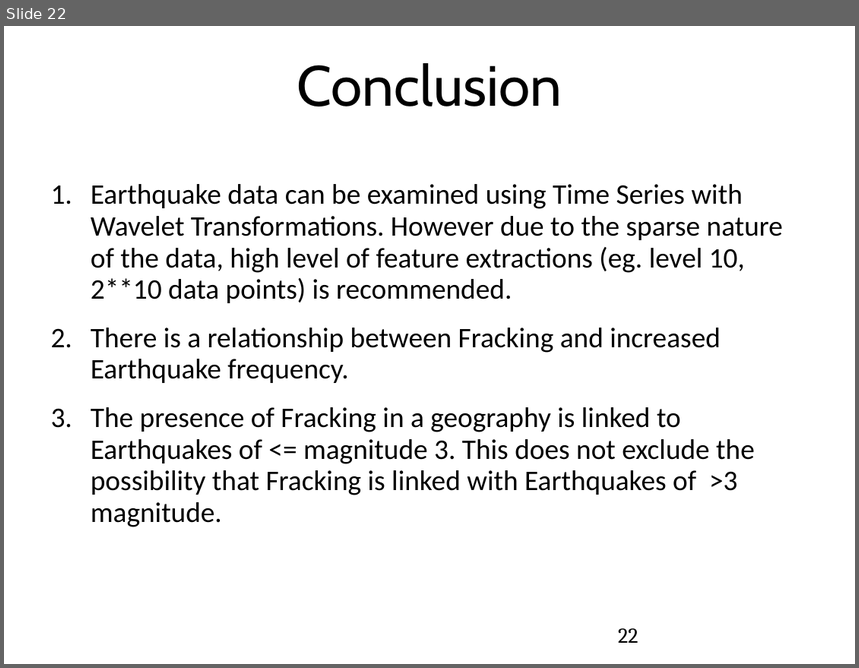
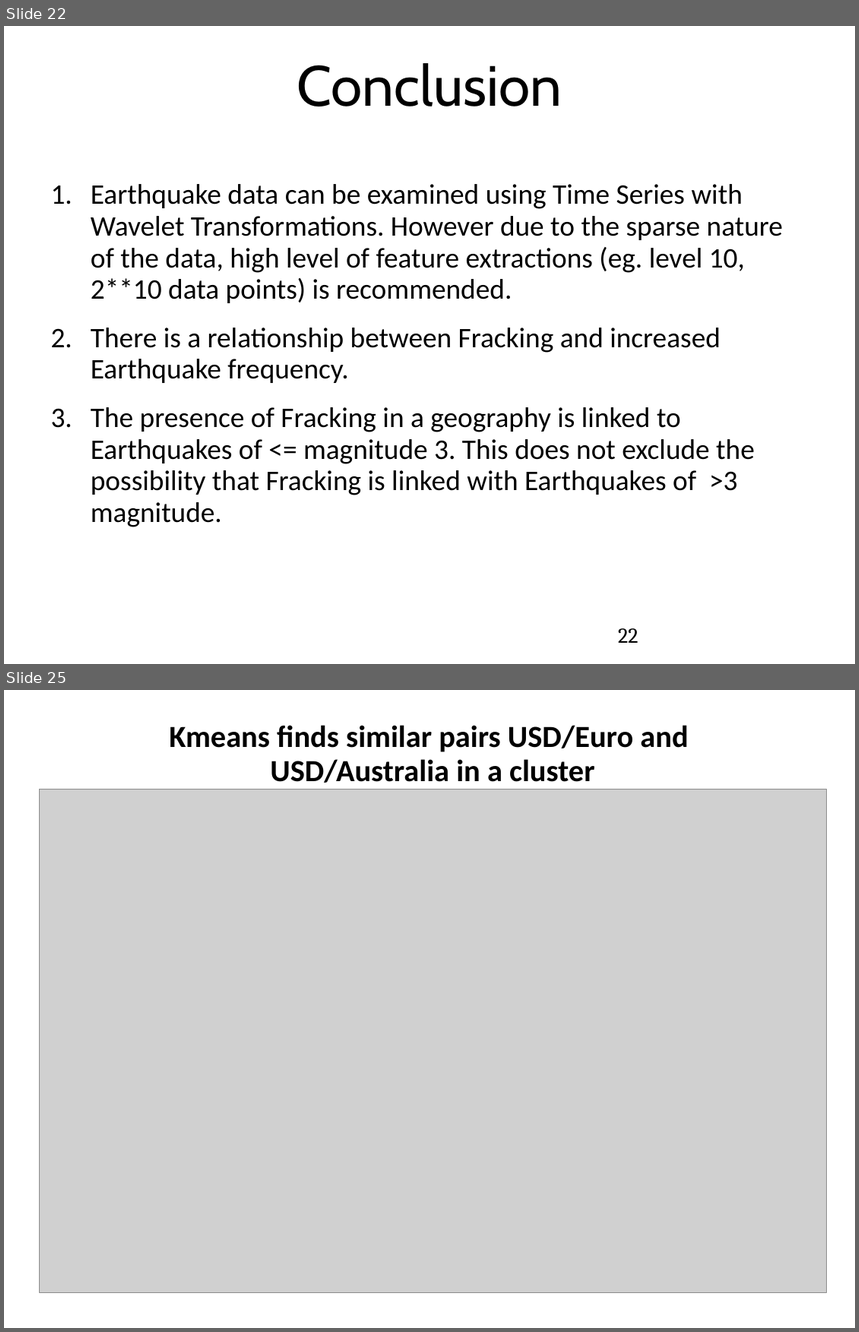
Before and after one commit to SsureyMoon/Ucsc-clustering, a slide deck: presentation/Final- WaveletBasedClusteringOfTimeSeries 3.pptx. Shown one above the other, each under a label of ours: slide 22 before the commit, slides 22 and 25 after it; the slides between them are not shown. The pictures are 859x668 and 859x1332 pixels, drawn with LibreOffice and Linux fonts; fonts in the diff are those of the drawing; grey boxes stand for pictures. Boxes give left, top, right and bottom in pixels: in the first picture for what was removed or moved away, otherwise in the second. Text is boxed around its words. In the diff, an @@ line names an element or a change of style, - is before the commit and + after.

Commit message:
FOREX slides 23-27 (more complete work) and a few FOREX graph files

```diff
--- a/presentation/Final- WaveletBasedClusteringOfTimeSeries 3.pptx
+++ b/presentation/Final- WaveletBasedClusteringOfTimeSeries 3.pptx
@@ slide 25 added at (4,690,855,1328), background #FFFFFF @@
@@ title added at (169,725,688,783), 26 pt, text #000000, bold @@
+Kmeans finds similar pairs USD/Euro and
+USD/Australia in a cluster
@@ picture added at (40,790,827,1293) @@
```
Also in this commit, not shown: 1 slide changed, 3 other slides added, 4 other files.
